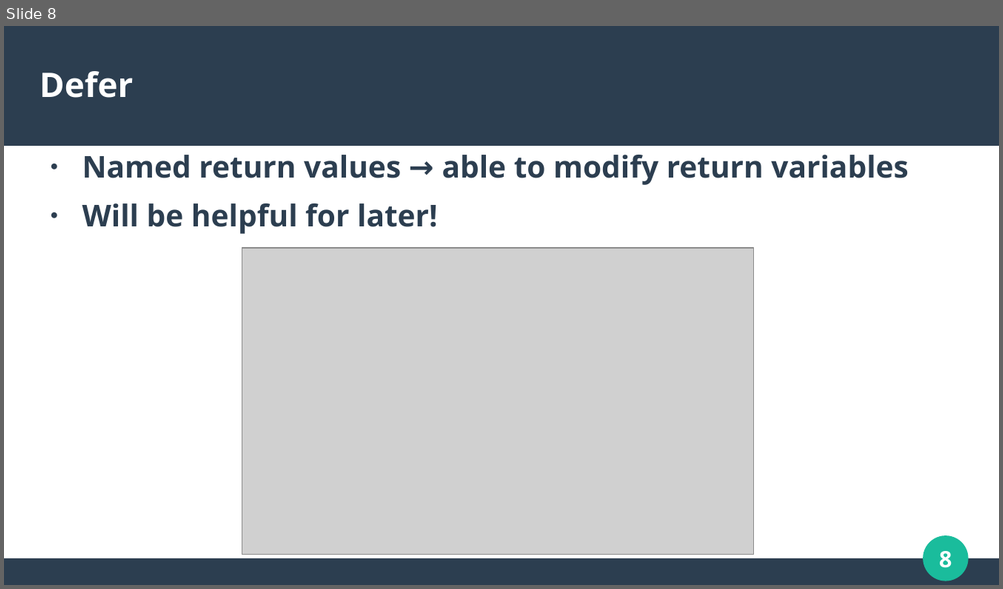
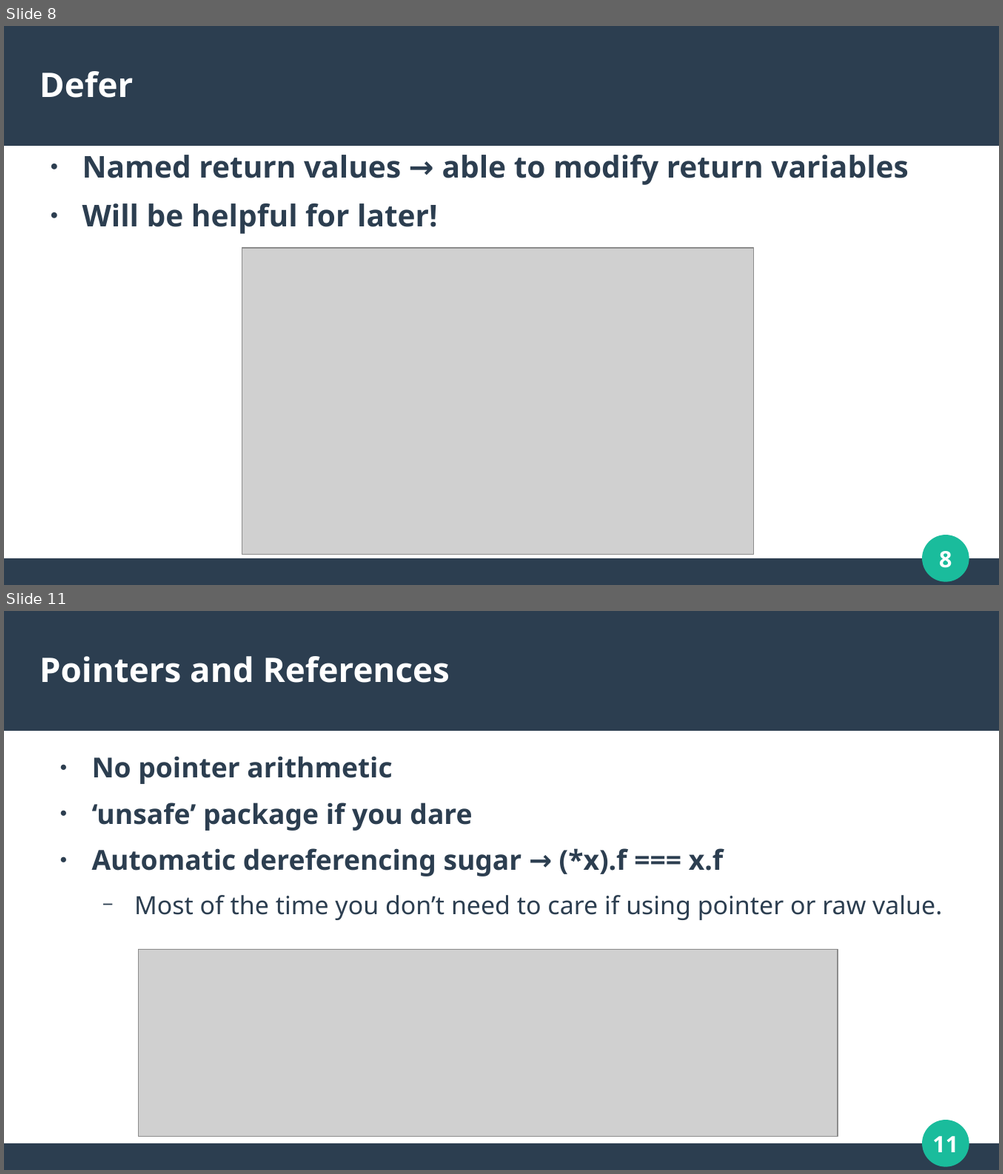
Before and after one commit to calvincramer/golang-training-2-completed, a slide deck: presentation-2.odp. Shown one above the other, each under a label of ours: slide 8 before the commit, slides 8 and 11 after it; the slides between them are not shown. The pictures are 1003x589 and 1003x1174 pixels, drawn with LibreOffice and Linux fonts; fonts in the diff are those of the drawing; grey boxes stand for pictures. Boxes give left, top, right and bottom in pixels: in the first picture for what was removed or moved away, otherwise in the second. Text is boxed around its words. In the diff, an @@ line names an element or a change of style, - is before the commit and + after.

```diff
--- a/presentation-2.odp
+++ b/presentation-2.odp
@@ slide 11 added at (4,611,999,1170), background #FFFFFF; not listed: 4 template elements that a slide beside it also shows @@
@@ title added at (40,656,449,683), 27 pt, text #FFFFFF, bold @@
+Pointers and References
@@ text added at (92,756,942,920), 22 pt, text #2C3E50, bold @@
+● No pointer arithmetic
+● ‘unsafe’ package if you dare
+● Automatic dereferencing sugar → (*x).f === x.f
+  − Most of the time you don’t need to care if using pointer or raw value.
@@ picture added at (139,949,838,1137) @@
@@ slide 8 changed as well @@
@@ ellipse at (924,537,968,581): outline #1ABC9C 0.85 pt to #1ABC9C 2.15 pt @@
```
Also in this commit, not shown: 13 other slides changed, 14 other slides added, 1 slide removed.
